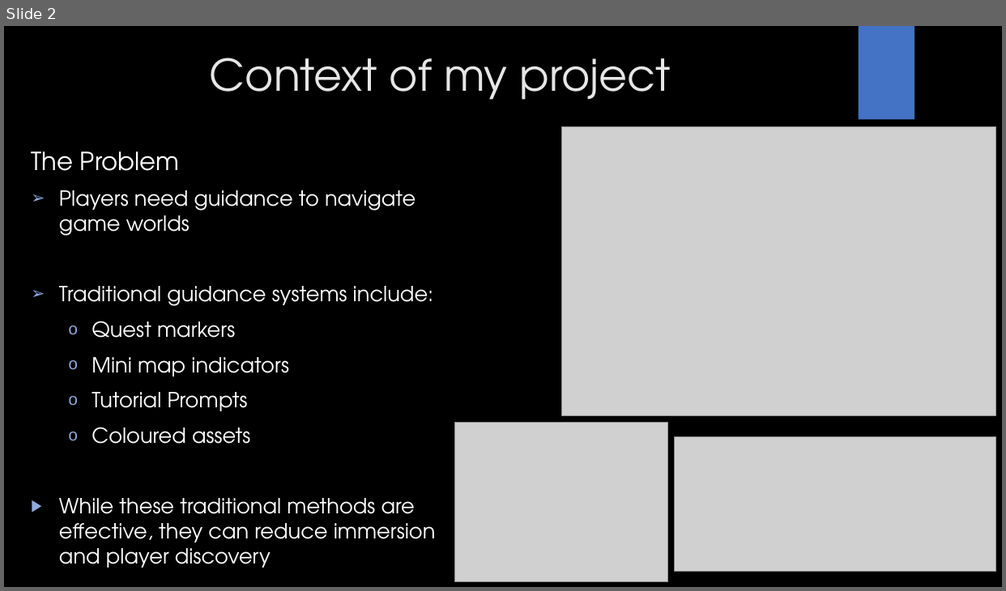
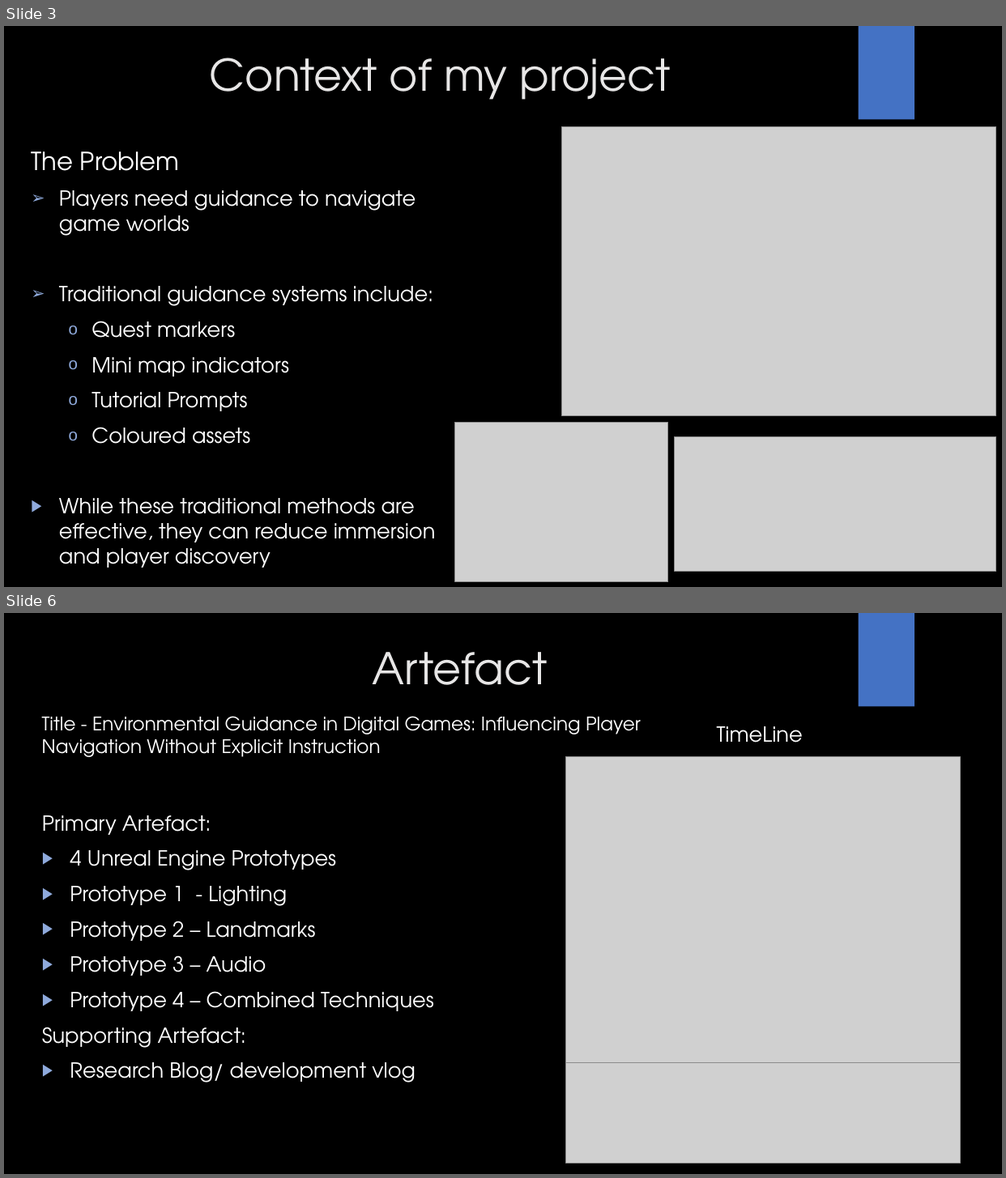
Before and after one commit to Mdot5596/MA-Dissertation, a slide deck: Project Proposal/GAM708 Proposal Presentation.pptx. Shown one above the other, each under a label of ours: slide 2 before the commit, slides 3 and 6 after it; the slides between them are not shown. The pictures are 1006x591 and 1006x1178 pixels, drawn with LibreOffice and Linux fonts; fonts in the diff are those of the drawing; grey boxes stand for pictures; background and template pictures are left out. Boxes give left, top, right and bottom in pixels: in the first picture for what was removed or moved away, otherwise in the second. Text is boxed around its words. In the diff, an @@ line names an element or a change of style, - is before the commit and + after.

```diff
--- a/Project Proposal/GAM708 Proposal Presentation.pptx
+++ b/Project Proposal/GAM708 Proposal Presentation.pptx
@@ slide 6 added at <box>4,613,1002,1174</box>, background picture (left out); not listed: 1 template element that a slide beside it also shows @@
@@ title added at <box>373,652,548,685</box>, 42 pt, text #E7E6E6 @@
+Artefact
@@ text added at <box>42,716,641,757</box>, 18 pt, text #FFFFFF @@
+Title - Environmental Guidance in Digital Games: Influencing Player Navigation Without Explicit Instruction
@@ text added at <box>717,726,803,743</box>, 20 pt, text #FFFFFF @@
+TimeLine
@@ picture added at <box>565,757,960,1063</box> @@
@@ ellipse added at <box>709,750,939,981</box>, fill gradient #5B9BD5 @@
@@ text added at <box>42,815,434,1083</box>, 20 pt, text #FFFFFF @@
+Primary Artefact:
+▶ 4 Unreal Engine Prototypes
+▶ Prototype 1 - Lighting
+▶ Prototype 2 – Landmarks
+▶ Prototype 3 – Audio
+▶ Prototype 4 – Combined Techniques
+Supporting Artefact:
+▶ Research Blog/ development vlog
@@ picture added at <box>565,1063,960,1163</box> @@
@@ what was slide 2 is now slide 3 @@
```
Also in this commit, not shown: 2 slides changed, 4 other slides added, 6 slides removed, 2 other files.
